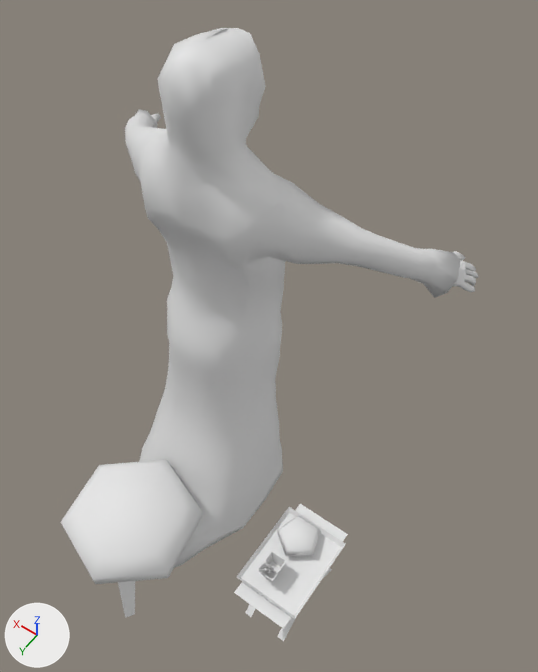
Renders of the Blender file polimi.vpd.eidolon/Assets/Daniele/modelli/drunk.blend from each side of a commit.
Before and after are seen from a 50 mm camera at (-1.32, 1.37, 3.56) aimed at (-0.25, -0.13, 1.2). Arrows for +X, +Y and +Z are at lower left; the lights stay in place.

The scene before the commit, as lines of its bpy script (objects in view):
```python
me_circle_017 = bpy.data.meshes.new('Circle.017')
me_circle_017.from_pydata(...)  # 42 vertices, 37 faces; spans x -0.53..0.426, y -0.484..0.499, z -0.006..0.739
# faces by material slot: [22, 15]
me_circle_017.materials.append(mat_material_005)  # its picture is missing
me_circle_017.materials.append(mat_material_003)  # its picture is missing
me_plane_026 = bpy.data.meshes.new('Plane.026')
me_plane_026.from_pydata(...)  # 104 vertices, 72 faces; spans x -0.148..0.155, y -0.251..0.251, z -0.362..0.158
me_plane_026.materials.append(mat_material_018)  # white #e7e7e7
me_sphere_002 = bpy.data.meshes.new('Sphere.002')
me_sphere_002.from_pydata(...)  # 970 vertices, 1028 faces; spans x -0.86..0.86, y -0.71..0.65, z -0.02..2.39
# faces by material slot: [136, 36, 856]
me_sphere_002.materials.append(None)
me_sphere_002.materials.append(None)
me_sphere_002.materials.append(None)
ob_drunk_highpoly = bpy.data.objects.new('drunk-highpoly', me_sphere_002)
ob_drunk_highpoly.location = (0.0, 0.0, 0.0)
ob_food = bpy.data.objects.new('food', me_plane_026)
ob_food.location = (-0.692, 0.313, 0.393)
ob_seat = bpy.data.objects.new('seat', me_circle_017)
ob_seat.location = (0.061, 0.554, 0.01)
ob_seat.scale = (0.635, 0.635, 0.635)
```
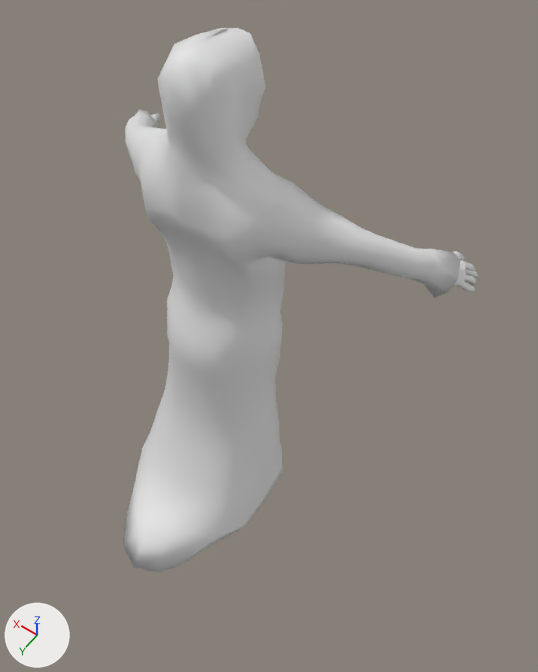
Diff of the bpy script that builds the scene:
```diff
--- a/polimi.vpd.eidolon/Assets/Daniele/modelli/drunk.blend.py
+++ b/polimi.vpd.eidolon/Assets/Daniele/modelli/drunk.blend.py
@@ ob_food @@
-ob_food = bpy.data.objects.new('food', me_plane_026)
-ob_food.location = (-0.692, 0.313, 0.393)
@@ ob_seat @@
-ob_seat = bpy.data.objects.new('seat', me_circle_017)
-ob_seat.location = (0.061, 0.554, 0.01)
-ob_seat.scale = (0.635, 0.635, 0.635)
```

Changed parts and their boxes (x1, y1, x2, y2) in the pictures (538 x 672 px):
'seat', deleted
    before: (61, 460, 202, 618)
    faces in mat_material_005 (its picture is missing): (61, 460, 202, 584)
    faces in mat_material_003 (its picture is missing): (118, 581, 135, 618)
'food', deleted
    before: (234, 504, 348, 641)
